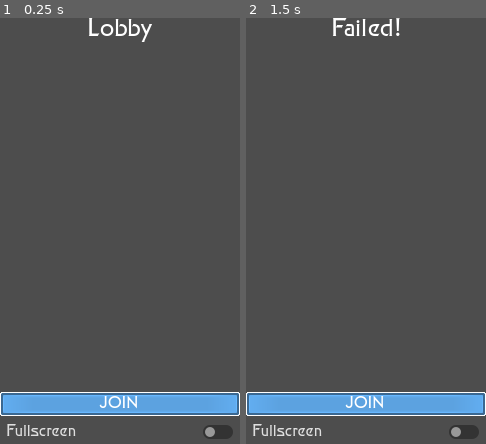
Above: before the commit, frames 1-2 (left to right).
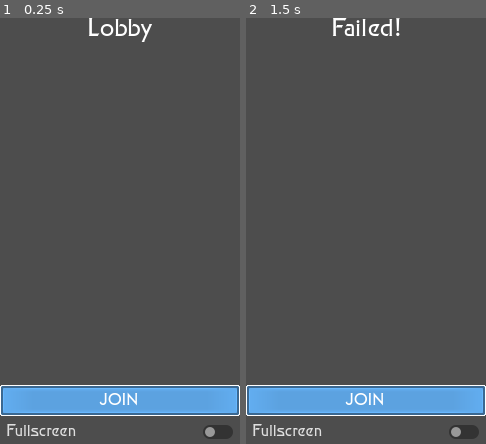
Above: after the commit, the same moments.

Repository: eikap/ggj-2026
Game: Godot game, scene res://Scenes/NetworkTest/LobbyTest.tscn
Two runs of this game, one before a commit and one after it. Both use one fixed random seed, a clock stepped at 60 frames per second and the inputs below.
Inputs (mouse positions are in pixels of both pictures, inside the frame that each line leads up to):
- Up to frame 1 (0.25 s): no input
- Up to frame 2 (1.5 s): tap Enter at 0.5 s; move the mouse to (418, 209) at 0.52 s; tap Space (interact) at 0.6 s; click (418, 209) at 0.67 s; click "Join Game" at 1.25 s

The runs differ from the first frame. In frame 1, 2.7% of the frame differs, in the area x 0-100%, y 86-92%; in frame 2, 2.7%.

Commit message:
Update LobbyTest.tscn

Diff:
--- a/Scenes/NetworkTest/LobbyTest.tscn
+++ b/Scenes/NetworkTest/LobbyTest.tscn
@@ -60,7 +60,6 @@
 layout_mode = 2
 theme_override_colors/font_color = Color(0.875, 0.875, 0.875, 1)
 theme_override_colors/font_focus_color = Color(0.95, 0.95, 0.95, 1)
-theme_override_fonts/font = ExtResource("3_am8ls")
 text = "Join Game"
 
 [node name="NinePatchRect" type="NinePatchRect" parent="VBoxContainer/JoinButton" unique_id=2147473303]
